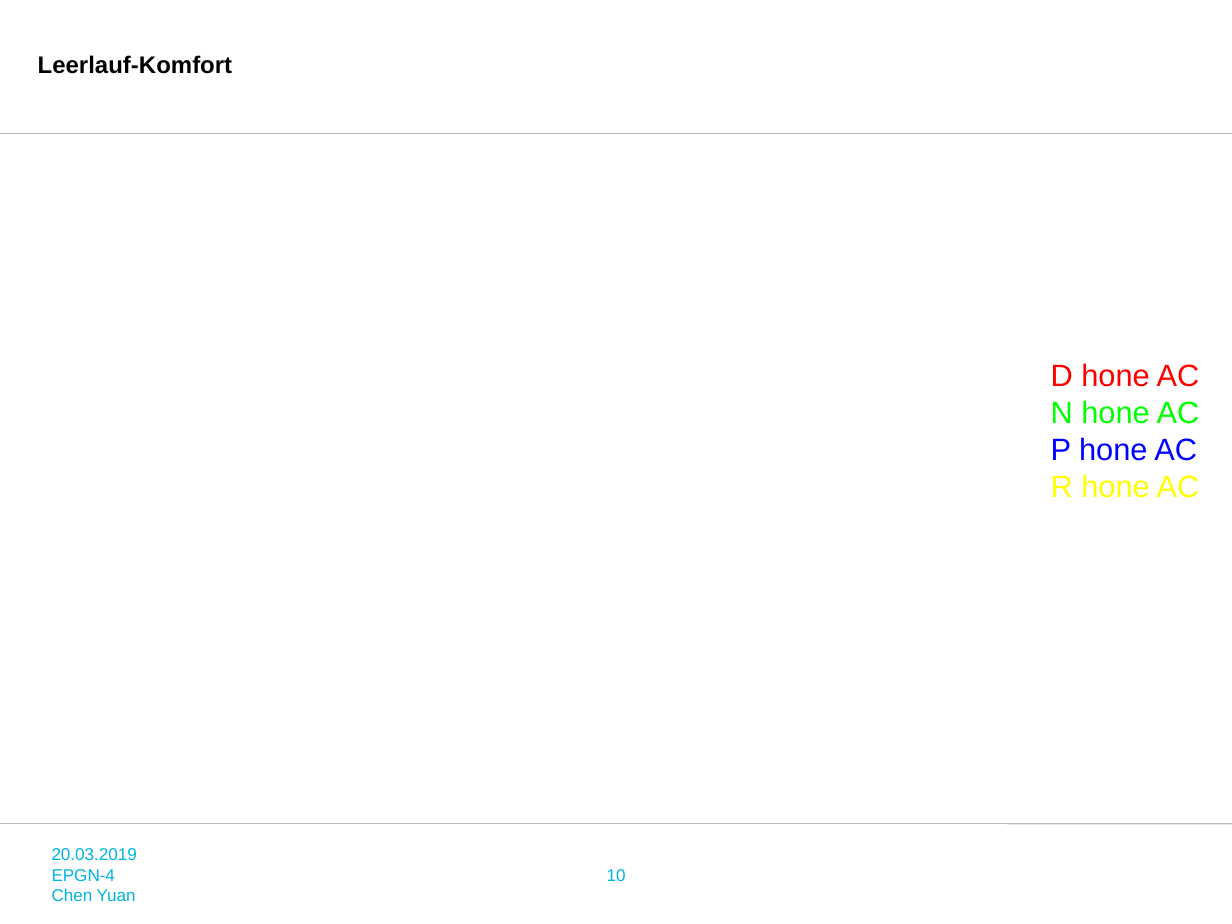
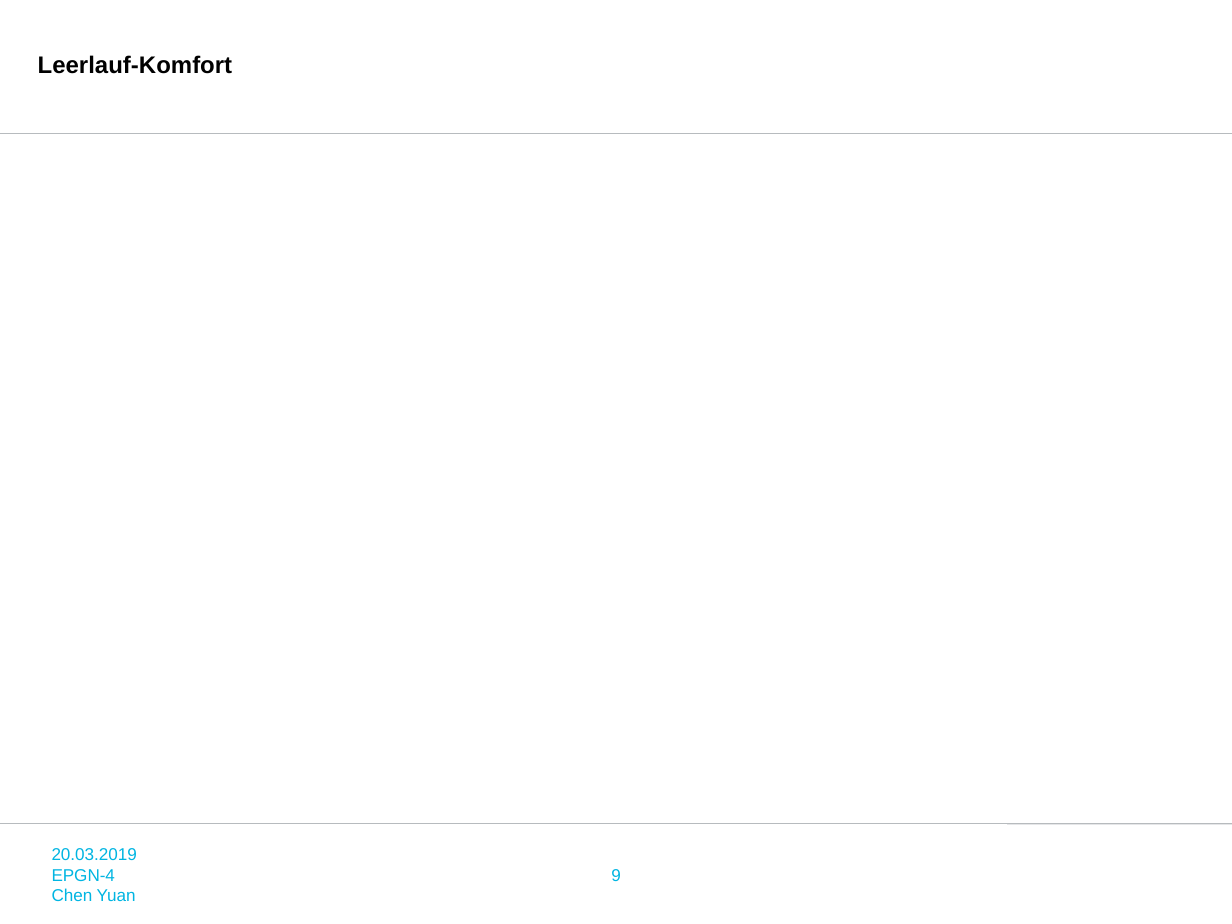
Before and after one commit to zhangxingjing/EPGN_INFO, a slide deck: slide 9 of epgn_info/epgn_info/apps/calculate/PPTModel/4zuo.pptx (slide 10 before the commit). Drawn at 1232x924 pixels with LibreOffice and Linux fonts; fonts in the diff are those of the drawing; background and template pictures are left out. Boxes give left, top, right and bottom in pixels: in the first picture for what was removed or moved away, otherwise in the second. Text is boxed around its words. In the diff, an @@ line names an element or a change of style, - is before the commit and + after.

```diff
--- a/epgn_info/epgn_info/apps/calculate/PPTModel/4zuo.pptx
+++ b/epgn_info/epgn_info/apps/calculate/PPTModel/4zuo.pptx
@@ text removed at <box>1051,363,1200,498</box> @@
-D hone AC
-N hone AC
-P hone AC
-R hone AC
@@ page number at <box>611,869,621,881</box>: text changed @@
-10
+9
```
Also in this commit, not shown: 6 other slides changed, 4 slides added, 5 slides removed, 7 other files.
